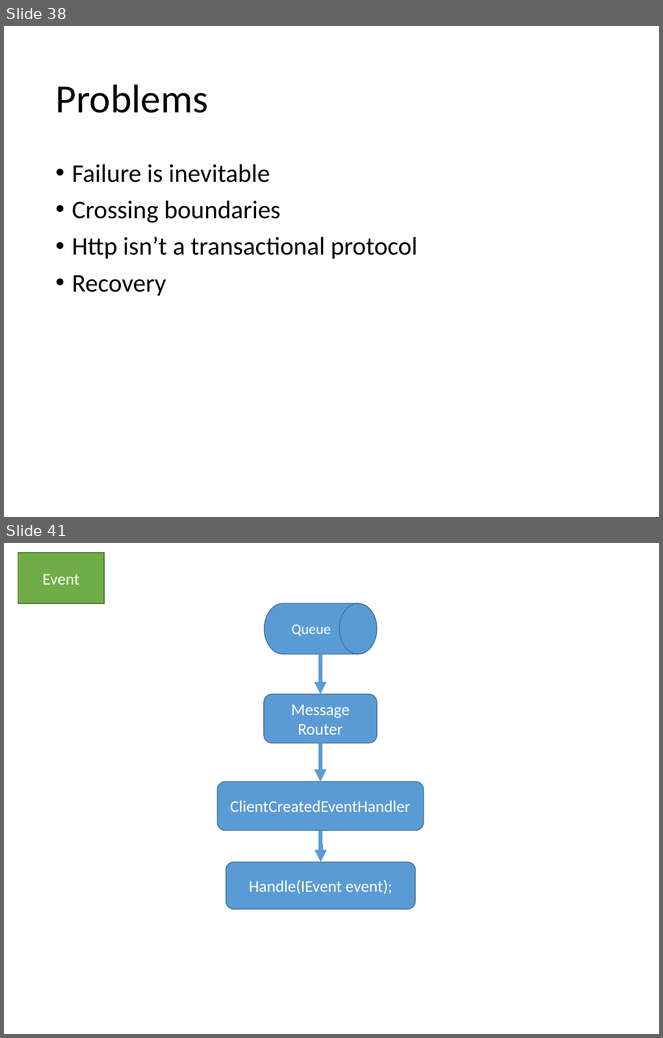
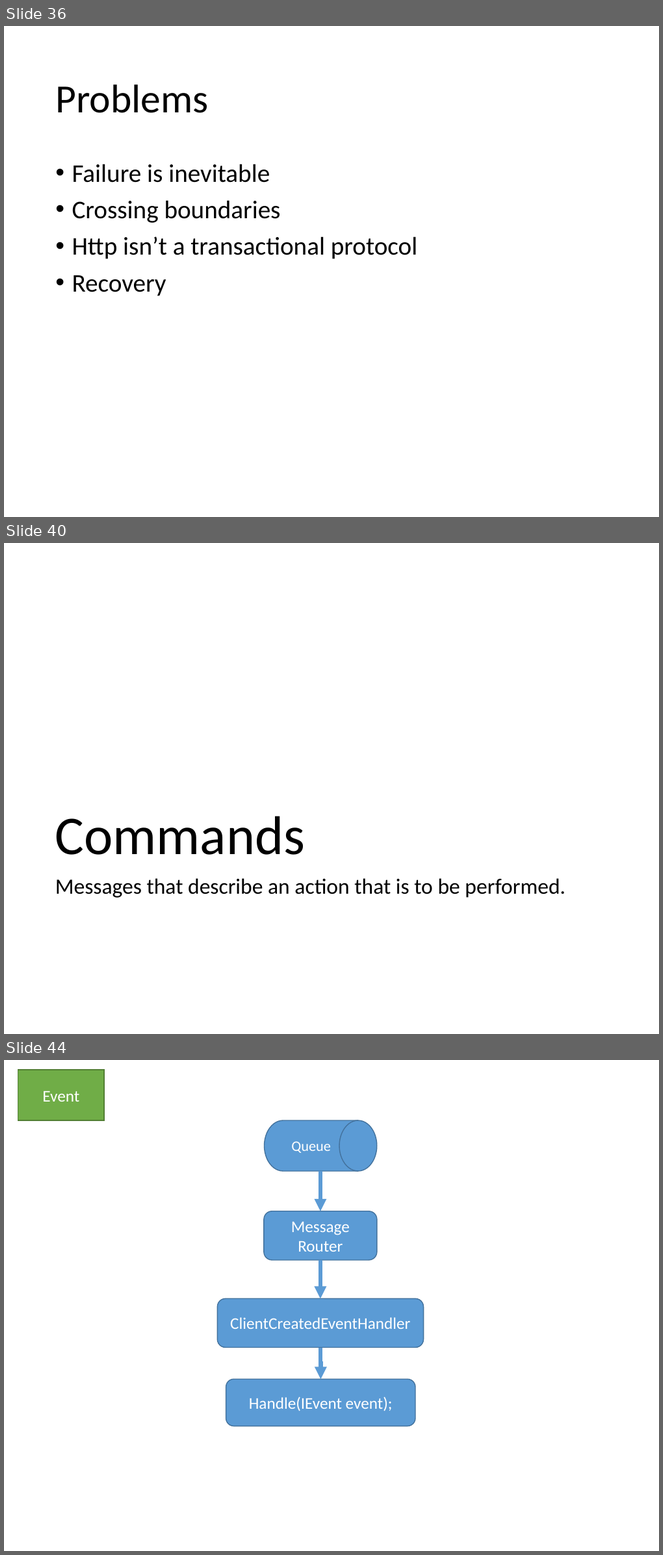
Before and after one commit to keithelder/StartR, a slide deck: slides/WebAppsReImagined.pptx. Shown one above the other, each under a label of ours: slides 38 and 41 before the commit, slides 36, 40 and 44 after it; the slides between them are not shown. The pictures are 663x1038 and 663x1555 pixels, drawn with LibreOffice and Linux fonts; fonts in the diff are those of the drawing. Boxes give left, top, right and bottom in pixels: in the first picture for what was removed or moved away, otherwise in the second. Text is boxed around its words. In the diff, an @@ line names an element or a change of style, - is before the commit and + after.

```diff
--- a/slides/WebAppsReImagined.pptx
+++ b/slides/WebAppsReImagined.pptx
@@ slide 40 added at bbox=[4, 543, 659, 1034], background #FFFFFF @@
@@ title added at bbox=[55, 816, 305, 855], 60 pt, text #000000 @@
+Commands
@@ text added at bbox=[55, 878, 566, 898], 24 pt, text #000000 @@
+Messages that describe an action that is to be performed.
@@ what was slide 38 is now slide 36 @@
@@ what was slide 41 is now slide 44 @@
```
Also in this commit, not shown: 2 slides changed, 6 other slides added, 4 slides removed.
